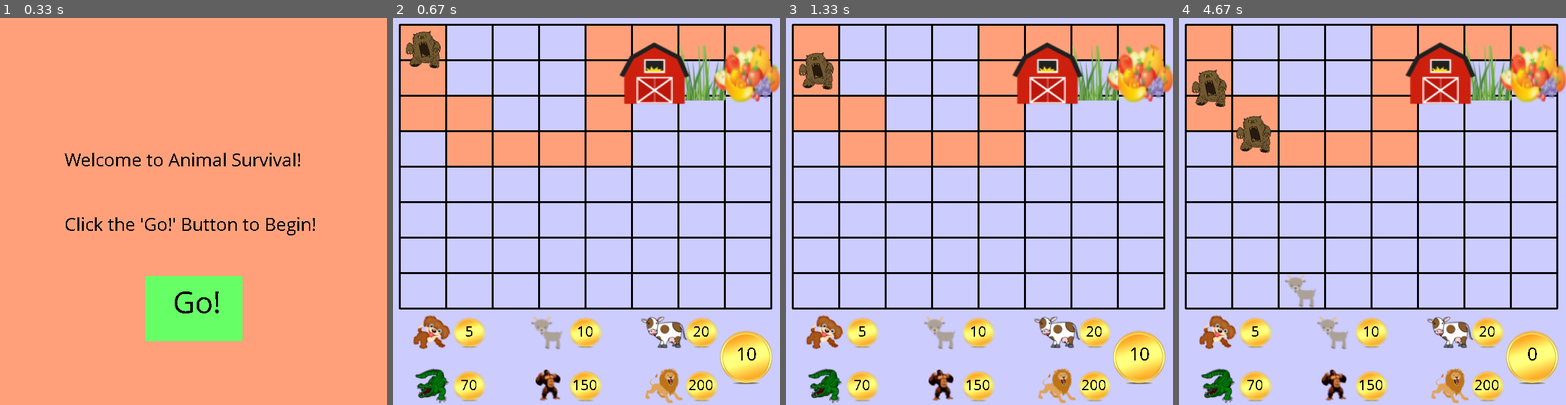
Above: before the commit, frames 1-4 (left to right).
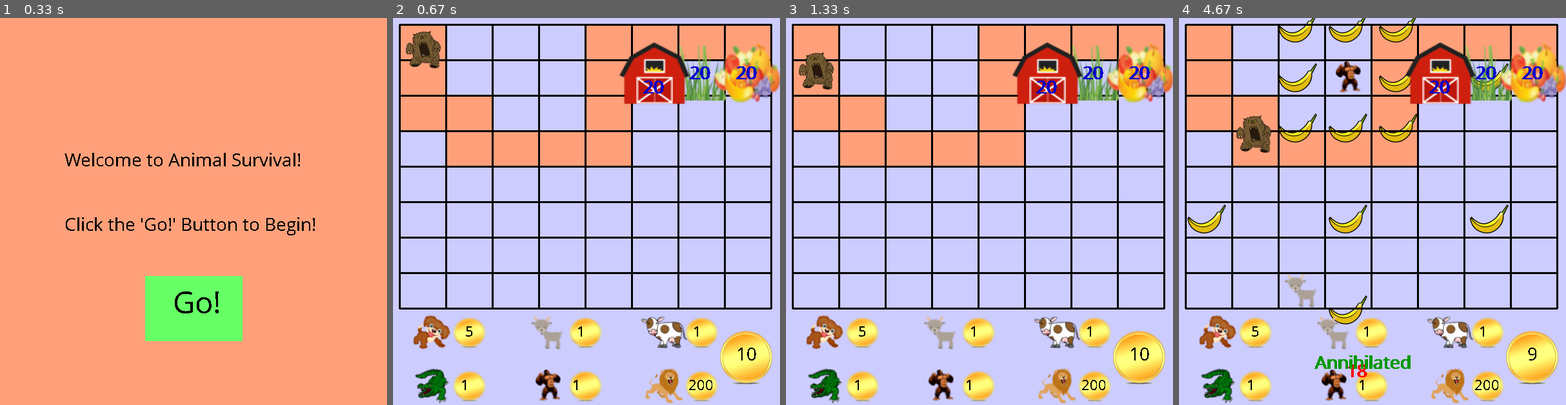
Above: after the commit, the same moments.

Repository: sdomala/Animal-Survival
Game: pygame game, started from CreateGame.py
The game is run twice, just before and just after one commit, with the same random seed, the same clock (stepped at 60 frames per second) and the same inputs.
Inputs (mouse positions are in pixels of both pictures, inside the frame that each line leads up to):
- Up to frame 1 (0.33 s): no input
- Up to frame 2 (0.67 s): click "Go!" at 0.38 s
- Up to frame 3 (1.33 s): press the mouse at (1014, 110) at 0.7 s; move the mouse to (925, 165) at 0.8 s; release the mouse at (836, 219) at 0.93 s; press the mouse at (940, 385) at 1.03 s; move the mouse to (991, 269) at 1.13 s; release the mouse at (1041, 157) at 1.27 s
- Up to frame 4 (4.67 s): tap Space at 1.33 s; click (1341, 87) at 1.72 s; click (1260, 188) at 2.55 s; click (1302, 292) at 2.88 s; press the mouse at (1333, 331) at 4.2 s; move the mouse to (1287, 257) at 4.3 s; release the mouse at (1244, 184) at 4.43 s; click (1322, 281) at 4.55 s

Frame 1 is identical in both runs. In frame 2, 0.4% of the frame differs, in the area x 17-94%, y 12-97%; in frame 3, 0.4%; in frame 4, 5.1%, in the area x 2-94%, y 0-97%.

Commit message:
Update CreateGame.py

Diff:
--- a/CreateGame.py
+++ b/CreateGame.py
@@ -76,10 +76,10 @@
 
         self.makeVariousGrids()
         self.dogPrice = 5
-        self.goatPrice = 10
-        self.cowPrice = 20
-        self.alligatorPrice =70
-        self.gorillaPrice = 150
+        self.goatPrice = 1#10
+        self.cowPrice = 1#20
+        self.alligatorPrice =1#70
+        self.gorillaPrice = 1#150
         self.lionPrice = 200
         self.level = 0
         self.stopMoving = False
@@ -556,10 +556,10 @@
 # Called approximately every 20 milliseconds and updates position of enemies
 
     def timerFired(self, dt):
-        print (self.typeDisplay)
-        self.fruitHealth -= (self.enemiesEatingFruit) * 0.001
-        self.grassHealth -= (self.enemiesEatingGrass) * 0.001
-        self.barnHealth -= (self.enemiesEatingBarn) * 0.001
+
+        self.fruitHealth -= (self.enemiesEatingFruit) * 0.0003
+        self.grassHealth -= (self.enemiesEatingGrass) * 0.0003
+        self.barnHealth -= (self.enemiesEatingBarn) * 0.0003
         if self.grassHealth <= 0:
             self.grass = []
             self.grassSlot = (-200, -200)
@@ -740,6 +740,7 @@
         if self.counter % 47 == 0:
             if self.pownage == True:
                 self.pownage = False
+            self.damage = None
 
 # Helper function for creating later weapons
 
@@ -934,7 +935,7 @@
 
     def displayNextLevel (self, screen) :
         screen.fill (self.black)
-        pygame.font.init()
+        # pygame.font.init()
         myfont = pygame.font.SysFont('Comic Sans MS', 30)
         textsurface = myfont.render("Welcome to Level " + str (self.level) + "!", False, (255,255,255))
         screen.blit(textsurface,(self.width/2 - 135, self.height/2 - 100))
@@ -1007,8 +1008,7 @@
             reversed = []
 
 
-        self.createAnimalDisplay (screen)
-        self.createCoin(screen)
+
 
         if not self.noGrass:
             self.grass.draw (screen)
@@ -1017,6 +1017,9 @@
         if not self.noBarn :
             self.barn.draw (screen)
 
+        self.createAnimalDisplay (screen)
+        self.createCoin(screen)
+
         self.enemies.draw(screen)
 
 
@@ -1026,7 +1029,7 @@
         self.coin = pygame.sprite.Group(Coin(self.width - 5 * self.firstMargin,\
                                             self.height - 0.5 * self.endMargin))
         self.coin.draw (screen)
-        pygame.font.init()
+        # pygame.font.init()
         myfont = pygame.font.SysFont('Comic Sans MS', 30)
         textsurface = myfont.render(str (self.money), False, (0, 0, 0))
         length = len (str (self.money))
@@ -1058,21 +1061,36 @@
         screen.blit (lion, (42 * self.firstMargin + 60-22, self.height - 0.2 * self.endMargin-17))
 
 
-        # self.pownage
-
-        damage = myfont.render ( str (self.damage), False, (0,0,0))
+        myfont = pygame.font.SysFont ("Comic Sans MS", 30)
+        myfont.set_bold (True)
+        displayGrassHealth = myfont.render (str (int(self.grassHealth)), False, (0,0,204))
+        screen.blit (displayGrassHealth, (self.grassSlot[0] + 17, self.grassSlot[1]))
+
+        displayFruitHealth = myfont.render (str (int (self.fruitHealth)), False, (0,0,204))
+        screen.blit (displayFruitHealth, (self.fruitSlot[0] + 17, self.fruitSlot[1]))
+
+        displayBarnHealth = myfont.render (str (int (self.barnHealth)), False, (0,0,204))
+        screen.blit (displayBarnHealth, (self.barnSlot[0] + 17, self.barnSlot[1] + 22))
+
+        if self.damage == None:
+            return
+
+        damage = myfont.render ( str (self.damage), False, (255,0,0))
         if self.typeDisplay == "bone":
-            screen.blit (damage, (6 * self.firstMargin + 60 - 15 + 48, self.height - 0.75 * self.endMargin - 15))
+            screen.blit (damage, (6 * self.firstMargin + 60 - 37, self.height - 0.75 * self.endMargin -40))
 
         elif self.typeDisplay == "horn":
-            screen.blit (damage, (24 * self.firstMargin + 60 -15 + 48, self.height - 0.75 * self.endMargin -17 - 15))
+            screen.blit (damage, (24 * self.firstMargin + 60 -37, self.height - 0.75 * self.endMargin - 40))
         elif self.typeDisplay == "milk" :
-            screen.blit (damage, (42 * self.firstMargin + 60 - 15 + 48, self.height - 0.75 * self.endMargin - 17 - 15))
+            screen.blit (damage, (42 * self.firstMargin + 60 - 41, self.height - 0.75 * self.endMargin - 43))
         elif self.typeDisplay == "water" :
-            screen.blit (damage, (6 * self.firstMargin + 60-15 + 48, self.height - 0.2 * self.endMargin-17-15))
+            screen.blit (damage, (6 * self.firstMargin + 60 - 41, self.height - 0.2 * self.endMargin-43))
         elif self.typeDisplay == "banana":
-            screen.blit (damage, (24 * self.firstMargin + 60-22 + 48, self.height - 0.2 * self.endMargin-17-15))
-
+            screen.blit (damage, (24 * self.firstMargin + 60-41, self.height - 0.2 * self.endMargin-43))
+
+        if self.pownage:
+            killedEnemy = myfont.render ("Annihilated", False, (0, 153,0))
+            screen.blit (killedEnemy, (self.width/2 - 90, self.height * (6/7)))
 
 # Helper function that displays animals and prices at the bottom of the screen
 
